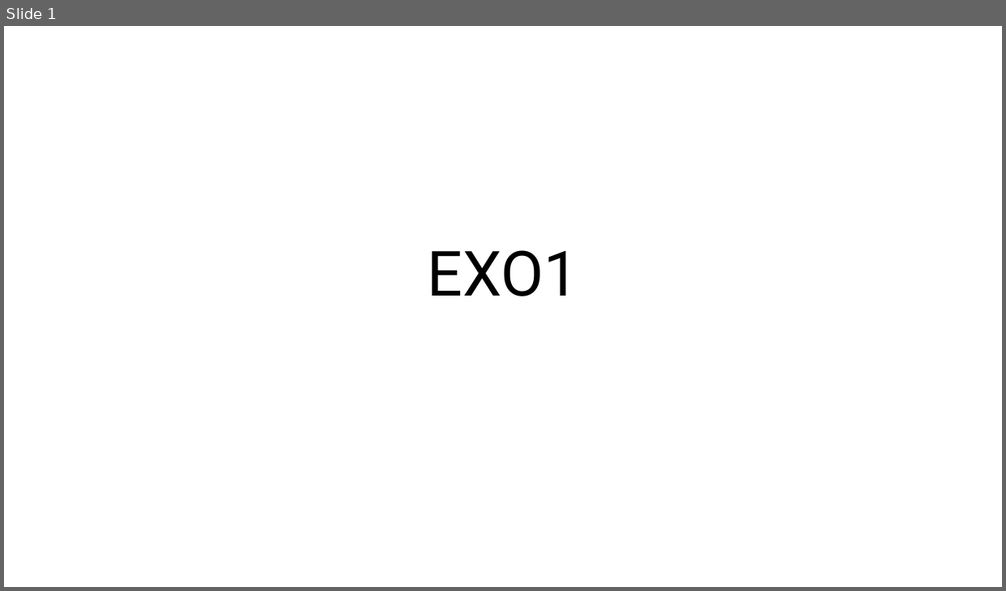
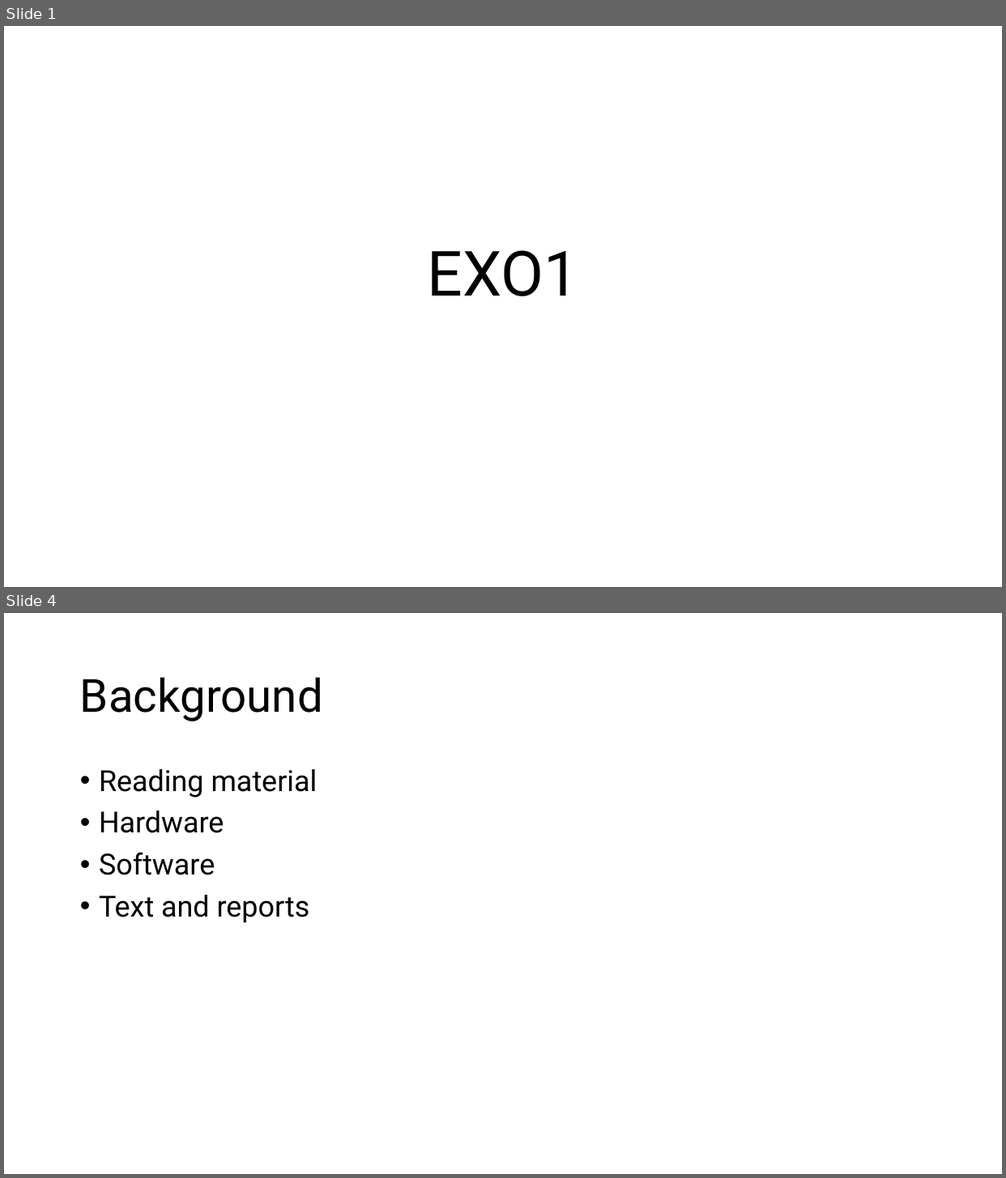
Before and after one commit to DanRyten/EXO1, a slide deck: Presentations/EXO1.pptx. Shown one above the other, each under a label of ours: slide 1 before the commit, slides 1 and 4 after it; the slides between them are not shown. The pictures are 1006x591 and 1006x1178 pixels, drawn with LibreOffice and Linux fonts; fonts in the diff are those of the drawing. Boxes give left, top, right and bottom in pixels: in the first picture for what was removed or moved away, otherwise in the second. Text is boxed around its words. In the diff, an @@ line names an element or a change of style, - is before the commit and + after.

```diff
--- a/Presentations/EXO1.pptx
+++ b/Presentations/EXO1.pptx
@@ slide 4 added at bbox=[4, 613, 1002, 1174], background #FFFFFF @@
@@ title added at bbox=[80, 677, 323, 722], 44 pt, text #000000 @@
+Background
@@ text added at bbox=[99, 769, 317, 923], 28 pt, text #000000 @@
+• Reading material
+• Hardware
+• Software
+• Text and reports
```
Also in this commit, not shown: 3 slides changed, 1 other slide added, 1 slide removed.
